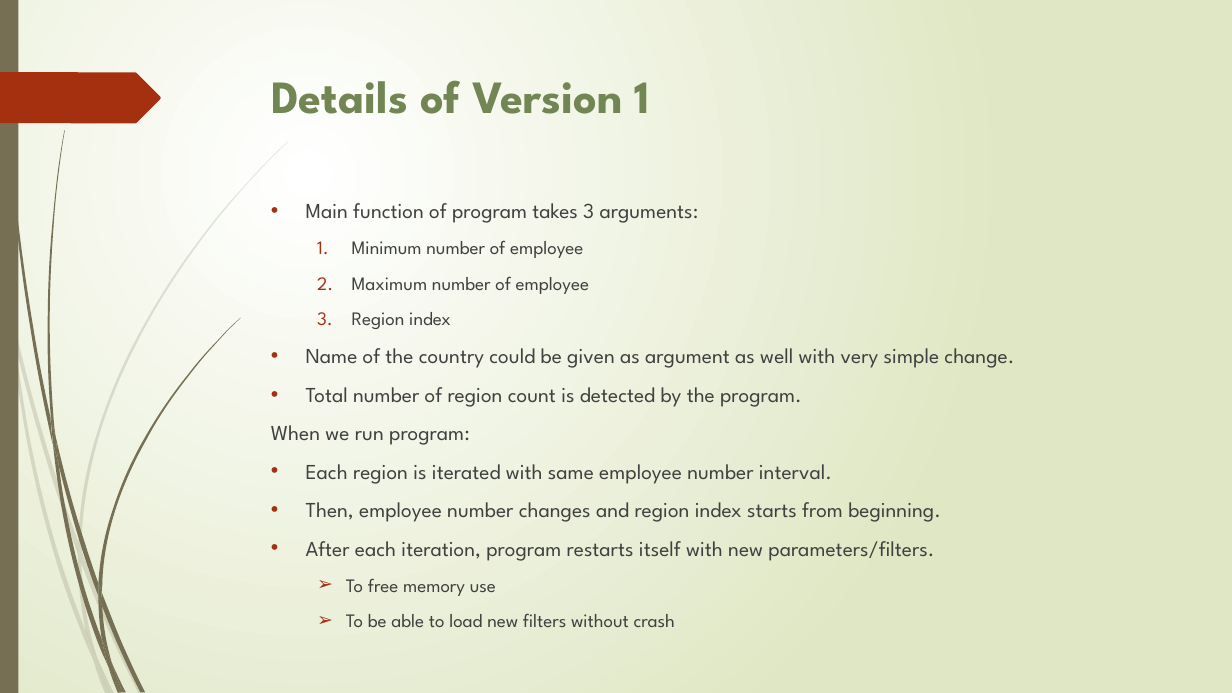
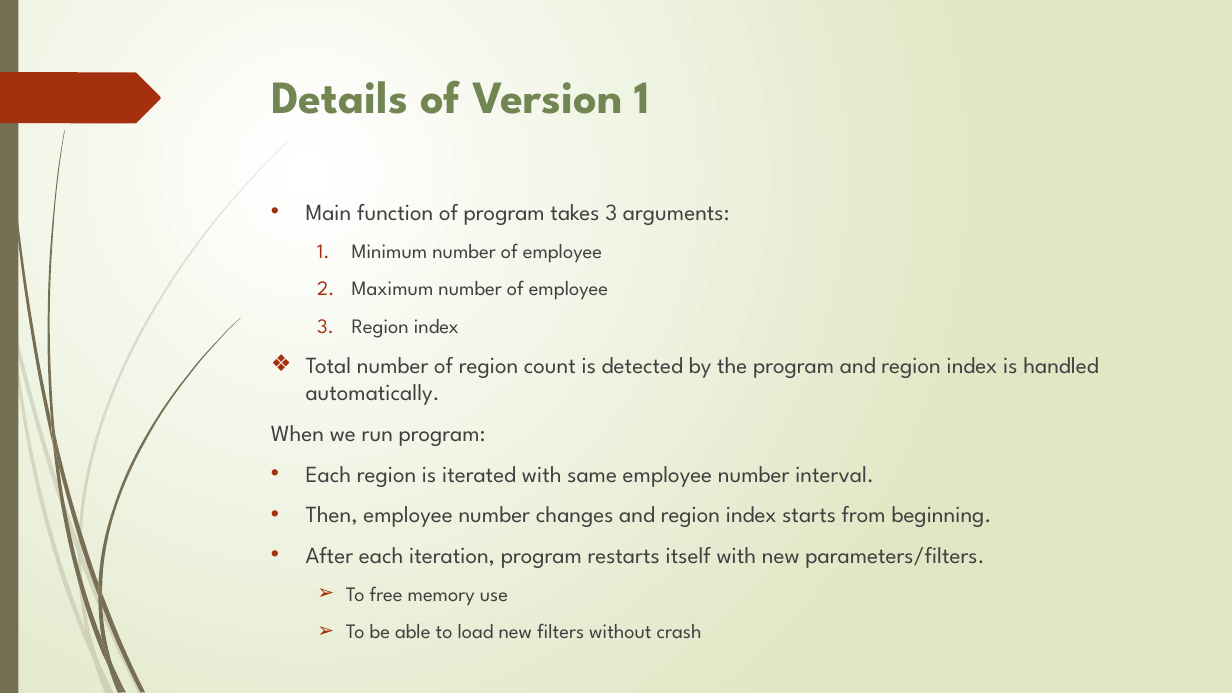
Before and after one commit to storm999/FullyAutomatedDataScrapingToolForInnoscriptaHackathon, a slide deck: slide 7 of data scraping.pptx. Drawn at 1232x693 pixels with LibreOffice and Linux fonts; fonts in the diff are those of the drawing. Boxes give left, top, right and bottom in pixels: in the first picture for what was removed or moved away, otherwise in the second. Text is boxed around its words. In the diff, an @@ line names an element or a change of style, - is before the commit and + after.

```diff
--- a/data scraping.pptx
+++ b/data scraping.pptx
@@ text at (x1=271, y1=204, x2=992, y2=638): size 16.6 to 18 pt in "Main function of program takes 3 arguments:", "When we run program:", "Each region is iterated with same employee ...", "Then, employee number changes and region index ..." and 1 more places; size 14.8 to 16 pt in "Minimum number of employee", "Maximum number of employee", "Region index", "To free memory use" and 1 more places @@
@@ text at (x1=306, y1=357, x2=1098, y2=405): text changed; size 16.6 to 18 pt @@
-• Name of the country could be given as argument as well with very simple change.
-• Total number of region count is detected by the program.
+❖ Total number of region count is detected by the program and region index is handled automatically.
```
Also in this commit, not shown: 1 other slide changed.
